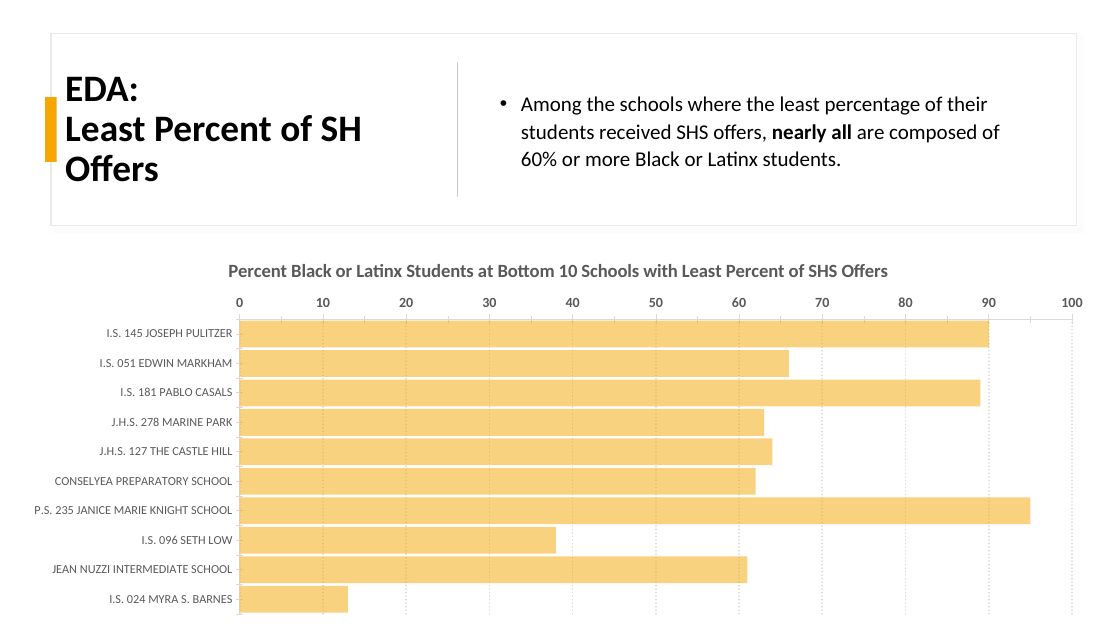
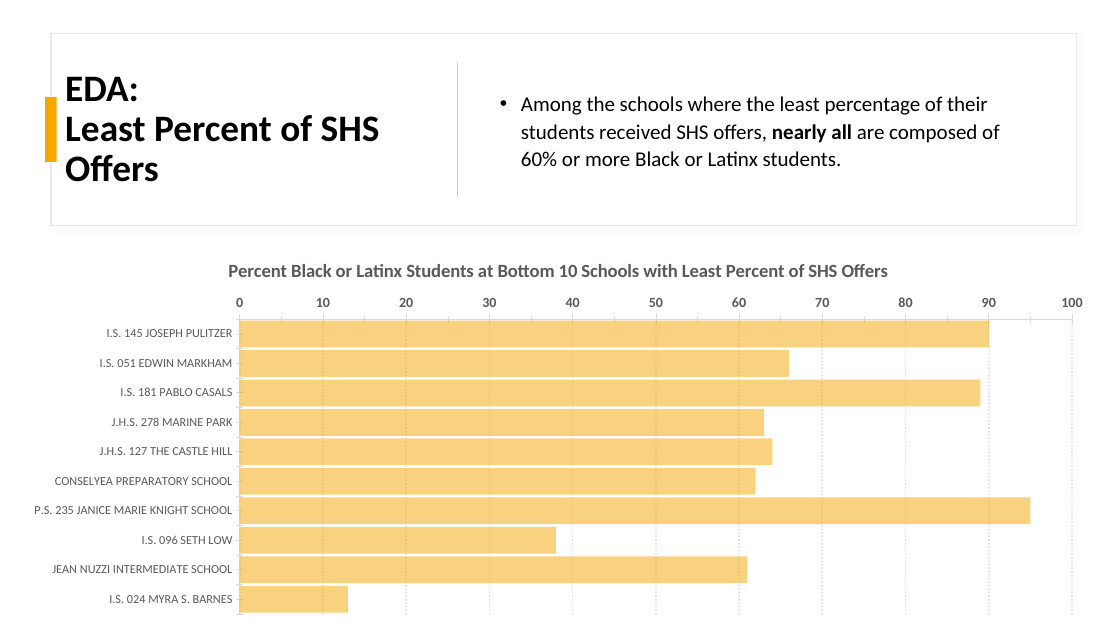
Before and after one commit to dj-m/CapstoneTwo, a slide deck: slide 11 of reports/submission/Capstone_Final_Presentation.pptx. Drawn at 1120x630 pixels with LibreOffice and Linux fonts; fonts in the diff are those of the drawing. Boxes give left, top, right and bottom in pixels: in the first picture for what was removed or moved away, otherwise in the second. Text is boxed around its words. In the diff, an @@ line names an element or a change of style, - is before the commit and + after.

```diff
--- a/reports/submission/Capstone_Final_Presentation.pptx
+++ b/reports/submission/Capstone_Final_Presentation.pptx
@@ title at [65,76,380,182]: text changed @@
-EDA:
-Least Percent of SH Offers
+EDA:
+Least Percent of SHS Offers
```
Also in this commit, not shown: 5 other slides changed, 2 other files.
